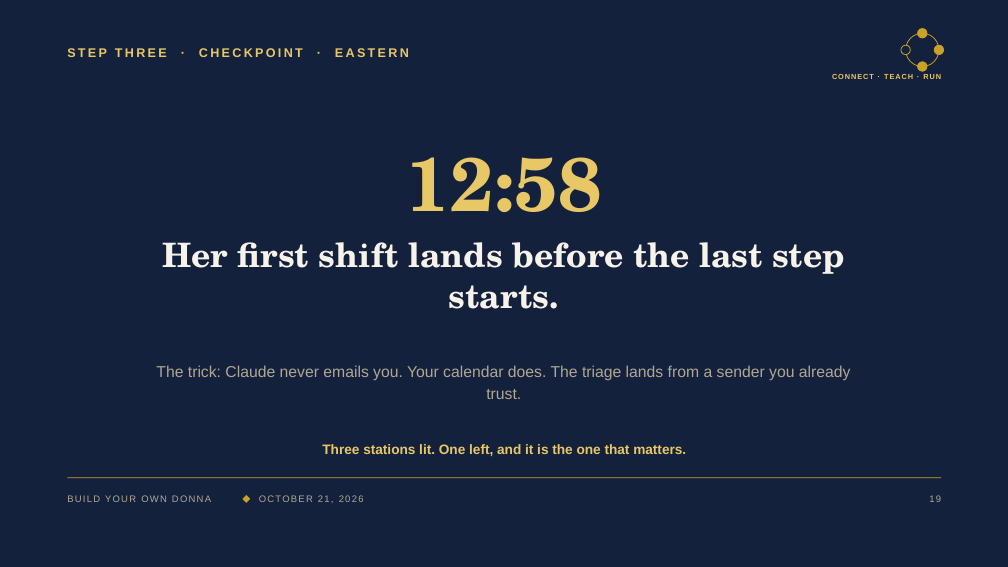
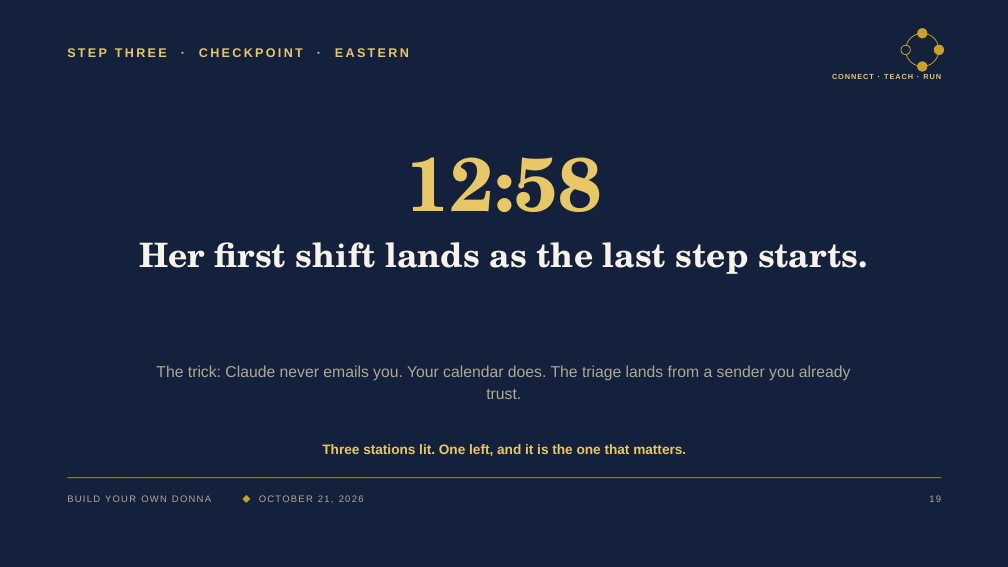
Before and after one commit to denisekgosnell/Donna, a slide deck: slide 20 of decks/build-your-own-donna-v3.pptx. Drawn at 1008x567 pixels with LibreOffice and Linux fonts; fonts in the diff are those of the drawing. Boxes give left, top, right and bottom in pixels: in the first picture for what was removed or moved away, otherwise in the second. Text is boxed around its words. In the diff, an @@ line names an element or a change of style, - is before the commit and + after.

```diff
--- a/decks/build-your-own-donna-v3.pptx
+++ b/decks/build-your-own-donna-v3.pptx
@@ text at bbox=[139, 242, 868, 274]: text changed @@
-Her first shift lands before the last step starts.
+Her first shift lands as the last step starts.
```
Also in this commit, not shown: 8 other slides changed, 21 other files.
